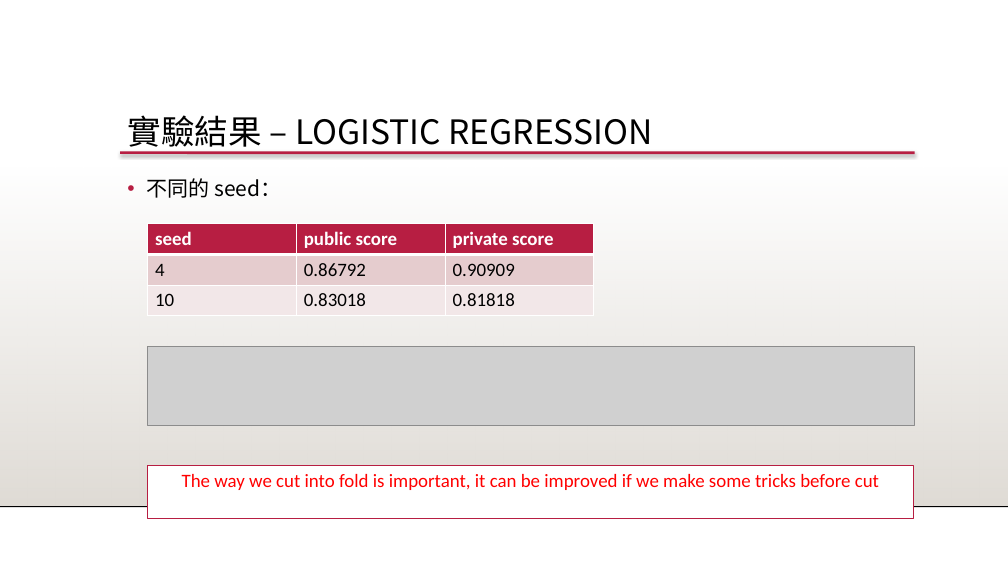
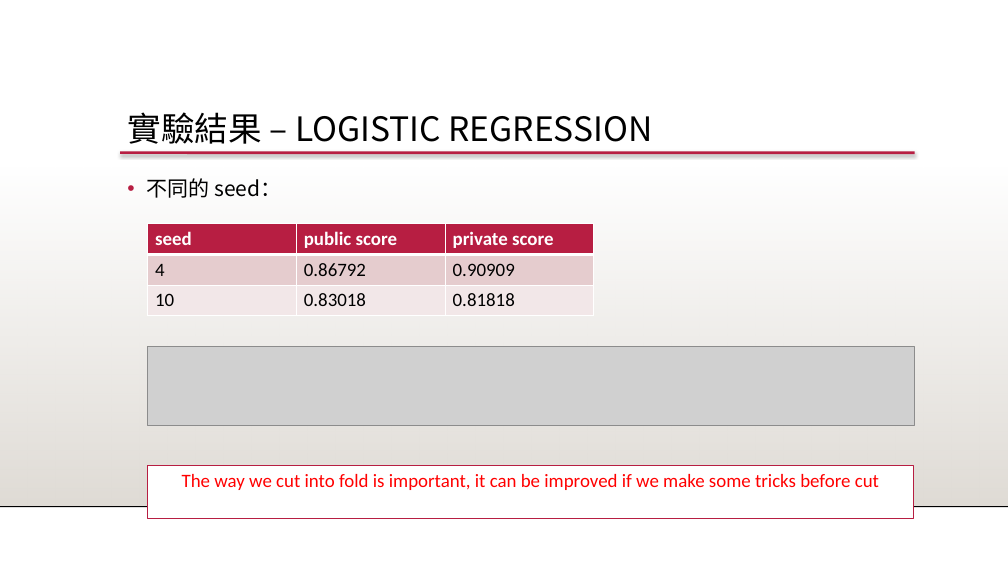
Before and after one commit to 1082-datascience/finalproject-finalproject-1082ds_group3, a slide deck: slide 35 of docs/1082_datascience_FP_3.pptx. Drawn at 1008x567 pixels with LibreOffice and Linux fonts; fonts in the diff are those of the drawing; grey boxes stand for pictures; background and template pictures are left out. Boxes give left, top, right and bottom in pixels: in the first picture for what was removed or moved away, otherwise in the second. Text is boxed around its words. In the diff, an @@ line names an element or a change of style, - is before the commit and + after.

```diff
--- a/docs/1082_datascience_FP_3.pptx
+++ b/docs/1082_datascience_FP_3.pptx
@@ text "實驗結果 – LOGISTIC REGRESSION" at bbox=[127, 112, 653, 144]: line spacing 0.9 to 0.8 @@
```
Also in this commit, not shown: 37 other slides changed.
